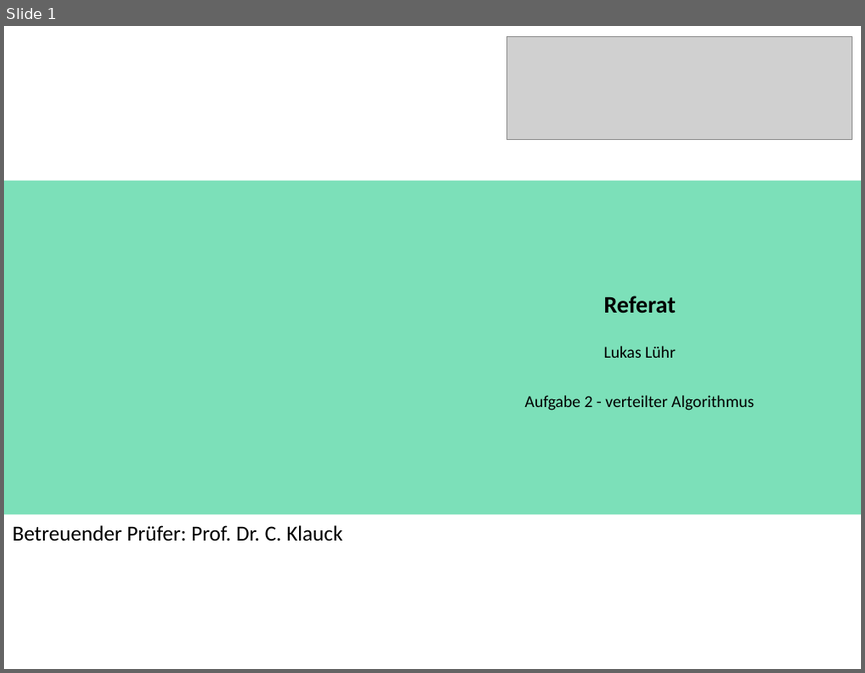
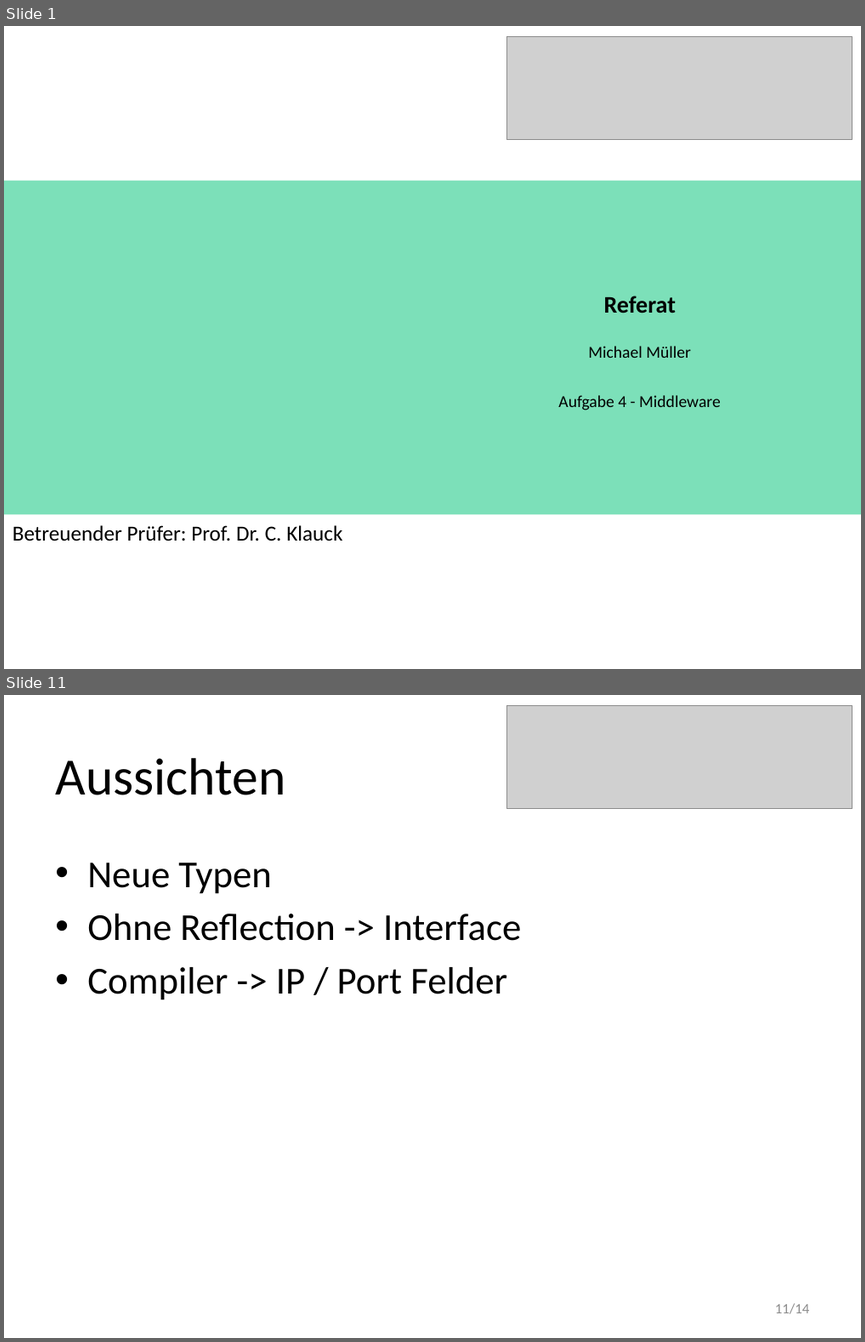
Before and after one commit to HansZimmer5000/TalDerTraenen, a slide deck: A4/VSP4_Mi/Design/Praesentation.pptx. Shown one above the other, each under a label of ours: slide 1 before the commit, slides 1 and 11 after it; the slides between them are not shown. The pictures are 865x673 and 865x1342 pixels, drawn with LibreOffice and Linux fonts; fonts in the diff are those of the drawing; grey boxes stand for pictures. Boxes give left, top, right and bottom in pixels: in the first picture for what was removed or moved away, otherwise in the second. Text is boxed around its words. In the diff, an @@ line names an element or a change of style, - is before the commit and + after.

```diff
--- a/A4/VSP4_Mi/Design/Praesentation.pptx
+++ b/A4/VSP4_Mi/Design/Praesentation.pptx
@@ slide 11 added at bbox=[4, 695, 861, 1338], background #FFFFFF @@
@@ picture added at bbox=[507, 706, 852, 809] @@
@@ title added at bbox=[55, 758, 285, 795], 44 pt, text #000000 @@
+Aussichten
@@ text added at bbox=[87, 862, 521, 1000], 32 pt, text #000000 @@
+• Neue Typen
+• Ohne Reflection -> Interface
+• Compiler -> IP / Port Felder
@@ page number added at bbox=[775, 1303, 809, 1314], 12 pt, text #8C8C8C @@
+11/14
@@ slide 1 changed as well @@
@@ text at bbox=[558, 346, 721, 410]: text changed @@
-Lukas Lühr
-Aufgabe 2 - verteilter Algorithmus
+Michael Müller
+Aufgabe 4 - Middleware
```
Also in this commit, not shown: 3 other slides changed, 8 other slides added, 10 slides removed, 2 other files.
